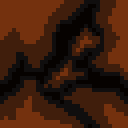
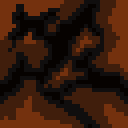
Before/after of a w=128, h=128 layered artwork. What changed in the layer stack:
painted on "Background" over [left=8, top=4, right=60, bottom=56]
